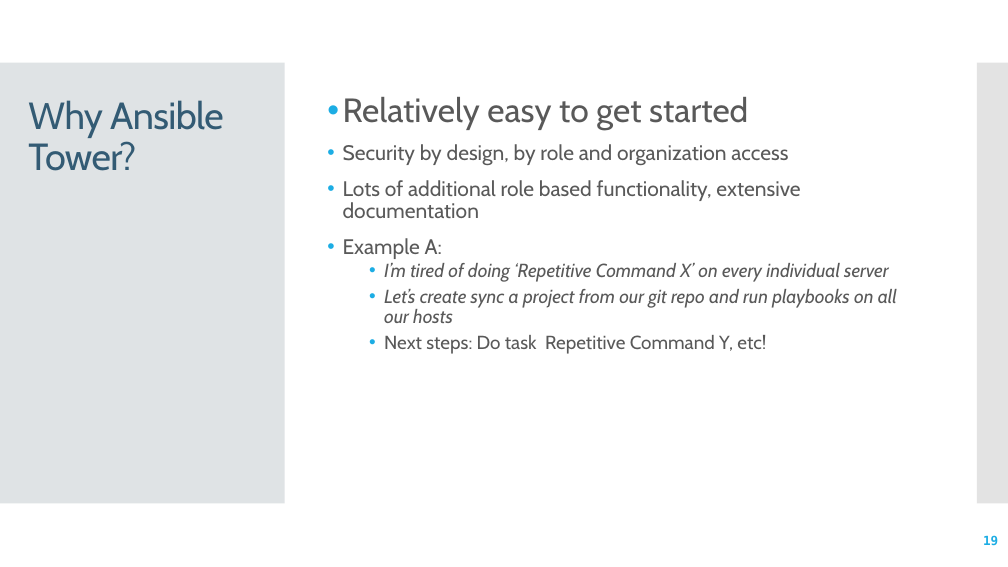
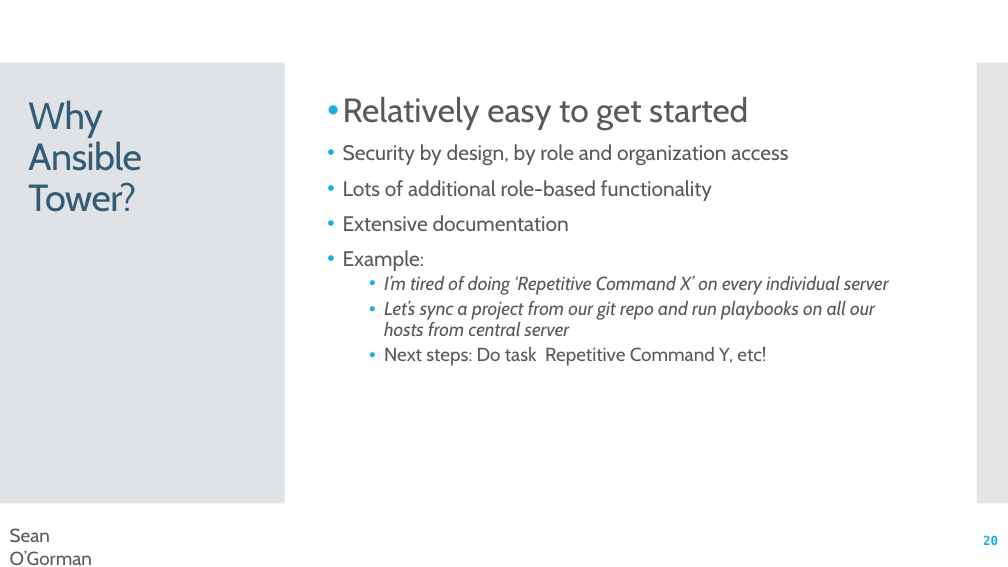
Before and after one commit to reideast/ansible-sandbox, a slide deck: slide 20 of Ansible ABC's and Tower Tips.pptx (slide 19 before the commit). Drawn at 1008x567 pixels with LibreOffice and Linux fonts; fonts in the diff are those of the drawing. Boxes give left, top, right and bottom in pixels: in the first picture for what was removed or moved away, otherwise in the second. Text is boxed around its words. In the diff, an @@ line names an element or a change of style, - is before the commit and + after.

```diff
--- a/Ansible ABC's and Tower Tips.pptx
+++ b/Ansible ABC's and Tower Tips.pptx
@@ title "Why Ansible Tower?" rewrapped from [28, 100, 223, 171] to [28, 100, 141, 212] @@
@@ text at [343, 180, 712, 271]: text changed @@
-• Lots of additional role based functionality, extensive documentation
-• Example A:
+• Lots of additional role-based functionality
+• Extensive documentation
+• Example:
@@ text at [384, 301, 875, 336]: text changed @@
-  • Let’s create sync a project from our git repo and run playbooks on all our hosts
+  • Let’s sync a project from our git repo and run playbooks on all our hosts from central server
@@ text added at [10, 528, 92, 565], 18 pt, text #595959 @@
+Sean O’Gorman
@@ page number at [983, 535, 998, 545]: text changed @@
-19
+20
```
Also in this commit, not shown: 19 other slides changed, 1 slide added.
